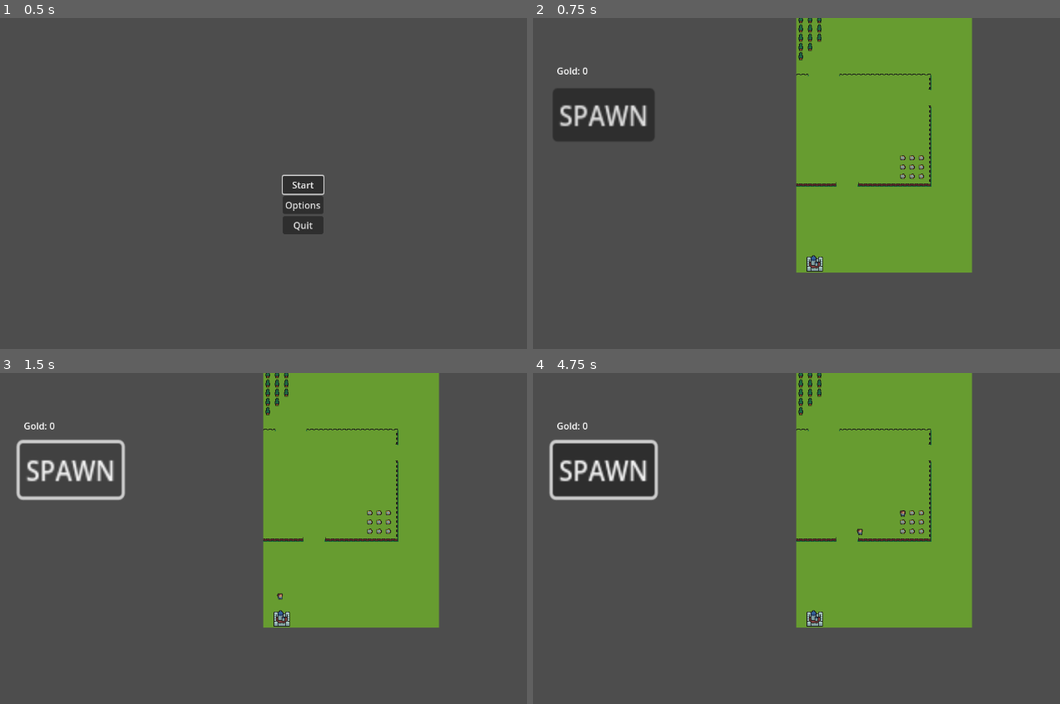
Above: before the commit, frames 1-4 (two rows, left to right).
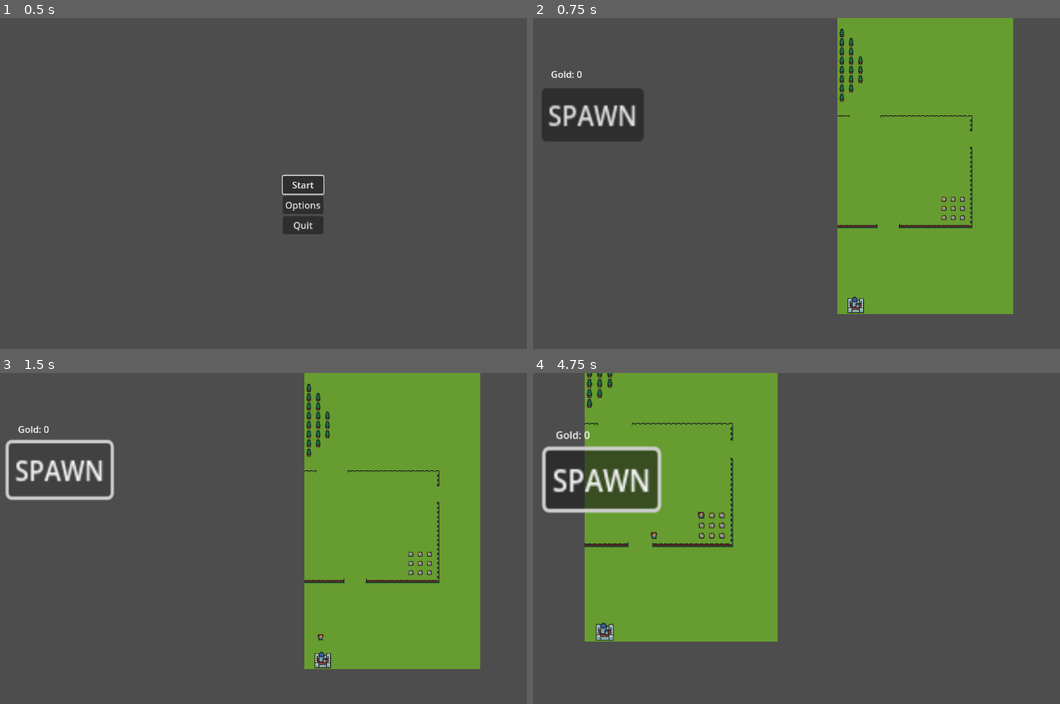
Above: after the commit, the same moments.

Repository: AndreastiUia/BachelorProject
Game: Godot game, scene res://menu.tscn
The game is run twice, just before and just after one commit, with the same random seed, the same clock (stepped at 60 frames per second) and the same inputs.
Inputs (mouse positions are in pixels of both pictures, inside the frame that each line leads up to):
- Up to frame 1 (0.5 s): no input
- Up to frame 2 (0.75 s): click "Start" at 0.5 s
- Up to frame 3 (1.5 s): click "SPAWN" at 1.25 s
- Up to frame 4 (4.75 s): tap Enter at 2 s; move the mouse to (980, 541) at 2.02 s; hold Right (ui_right) 2.03-2.78 s; hold Mouse wheel up (zoom+, bound only after the commit) 2.03-2.78 s; tap Mouse wheel down (zoom-, bound only after the commit) at 2.3, 2.85, 3.8 s; move the mouse to (701, 578) at 2.77 s; hold Down (ui_down) 2.78-3.53 s; tap Mouse wheel up (zoom+, bound only after the commit) at 3.05, 4.35 s; move the mouse to (901, 478) at 3.52 s; press the mouse at (901, 478) at 3.53 s; hold Right (ui_right) 3.53-4.28 s; move the mouse to (801, 634) at 4.27 s; release the mouse at (801, 634) at 4.28 s; hold Up (ui_up) from 4.28 s (still down)

Frame 1 is identical in both runs. In frame 2, 19% of the frame differs, in the area x 1-92%, y 0-90%; in frame 3, 19%; in frame 4, 57%, in the area x 1-84%, y 0-82%.

Commit message:
Cameramovement + zoom

Diff:
--- /dev/null
+++ b/Camera2D.gd
@@ -0,0 +1,59 @@
+extends Camera2D
+
+# Threshold for where it register mouse near the edge ( in pixels)
+
+var edge_threshold = 20.0
+var camera_speed = 300.0
+
+var camera_zoom = 0.5
+var min_zoom = 1.0
+var max_zoom = 1.3
+
+func _input(input):
+	if input.is_action_pressed("zoom+"):
+		zoom(0.1)
+	elif input.is_action_pressed("zoom-"):
+		zoom(-0.1)
+
+func zoom(delta):
+	camera_zoom += delta
+	camera_zoom = clamp(camera_zoom, min_zoom, max_zoom)
+	set_zoom(Vector2(camera_zoom, camera_zoom))
+
+
+func _process(delta):
+	# Used for getting size of game windows
+	var viewport_rect = get_viewport_rect()
+	# Used for getting mouse position
+	var mouse_pos = get_local_mouse_position()
+
+	var arrow_movement = Vector2()
+
+	# Camera movement with arrow keys.
+	if Input.is_action_pressed("ui_right"):
+		arrow_movement.x += 1
+	if Input.is_action_pressed("ui_left"):
+		arrow_movement.x -= 1
+	if Input.is_action_pressed("ui_down"):
+		arrow_movement.y += 1
+	if Input.is_action_pressed("ui_up"):
+		arrow_movement.y -= 1
+
+
+
+	# Check mouse position and update movement vector if near the screen edge
+	if mouse_pos.x < edge_threshold:
+		arrow_movement.x -= 1
+	elif mouse_pos.x > viewport_rect.size.x - edge_threshold:
+		arrow_movement.x += 1
+
+	if mouse_pos.y < edge_threshold:
+		arrow_movement.y -= 1
+	elif mouse_pos.y > viewport_rect.size.y - edge_threshold:
+		arrow_movement.y += 1
+
+	# Constant camera movement speed in all directions.
+	arrow_movement = arrow_movement.normalized()
+
+	# Move the camera based on arrow key and mouse input
+	global_position += arrow_movement * camera_speed * delta
--- a/World.tscn
+++ b/World.tscn
@@ -1,8 +1,9 @@
-[gd_scene load_steps=6 format=3 uid="uid://dv48c1hfsupwh"]
+[gd_scene load_steps=7 format=3 uid="uid://dv48c1hfsupwh"]
 
 [ext_resource type="Script" path="res://world.gd" id="1_jbqlk"]
 [ext_resource type="Texture2D" uid="uid://cfjo1jnl5l27e" path="res://tinyFantazyTileSet/tiny fantasy rpg_strategy.png" id="1_yo7l1"]
 [ext_resource type="Script" path="res://TileMap.gd" id="3_hjf80"]
+[ext_resource type="Script" path="res://Camera2D.gd" id="4_p5x22"]
 
 [sub_resource type="TileSetAtlasSource" id="TileSetAtlasSource_4gbcf"]
 texture = ExtResource("1_yo7l1")
@@ -120,19 +121,21 @@
 script = ExtResource("3_hjf80")
 
 [node name="Camera2D" type="Camera2D" parent="."]
-position = Vector2(69, -118)
+position = Vector2(-578, -514)
+anchor_mode = 0
+script = ExtResource("4_p5x22")
 
 [node name="gold" type="Label" parent="Camera2D"]
-offset_left = -483.0
-offset_top = -244.0
-offset_right = -443.0
-offset_bottom = -221.0
+offset_left = 83.0
+offset_top = 86.0
+offset_right = 123.0
+offset_bottom = 109.0
 
 [node name="Button" type="Button" parent="Camera2D"]
-offset_left = -490.0
-offset_top = -202.0
-offset_right = -482.0
-offset_bottom = -194.0
+offset_left = 67.0
+offset_top = 122.0
+offset_right = 132.0
+offset_bottom = 153.0
 scale = Vector2(2.71312, 2.97661)
 text = "SPAWN"
 
--- a/bot.tscn
+++ b/bot.tscn
@@ -19,6 +19,6 @@
 shape = SubResource("RectangleShape2D_fbhmt")
 
 [node name="Sprite2D" type="Sprite2D" parent="."]
-position = Vector2(1, 1.36182)
+position = Vector2(3.05176e-05, 3.05176e-05)
 scale = Vector2(1, 0.954772)
 texture = SubResource("AtlasTexture_md5yk")
--- a/project.godot
+++ b/project.godot
@@ -55,3 +55,13 @@
 "events": [Object(InputEventMouseButton,"resource_local_to_scene":false,"resource_name":"","device":-1,"window_id":0,"a …(253 unchanged characters)…
 ]
 }
+zoom+={
+"deadzone": 0.5,
+"events": [Object(InputEventMouseButton,"resource_local_to_scene":false,"resource_name":"","device":-1,"window_id":0,"alt_pressed":false,"shift_pressed":false,"ctrl_pressed":false,"meta_pressed":false,"button_mask":0,"position":Vector2(0, 0),"global_position":Vector2(0, 0),"factor":1.0,"button_index":4,"canceled":false,"pressed":false,"double_click":false,"script":null)
+]
+}
+zoom-={
+"deadzone": 0.5,
+"events": [Object(InputEventMouseButton,"resource_local_to_scene":false,"resource_name":"","device":-1,"window_id":0,"alt_pressed":false,"shift_pressed":false,"ctrl_pressed":false,"meta_pressed":false,"button_mask":0,"position":Vector2(0, 0),"global_position":Vector2(0, 0),"factor":1.0,"button_index":5,"canceled":false,"pressed":false,"double_click":false,"script":null)
+]
+}
